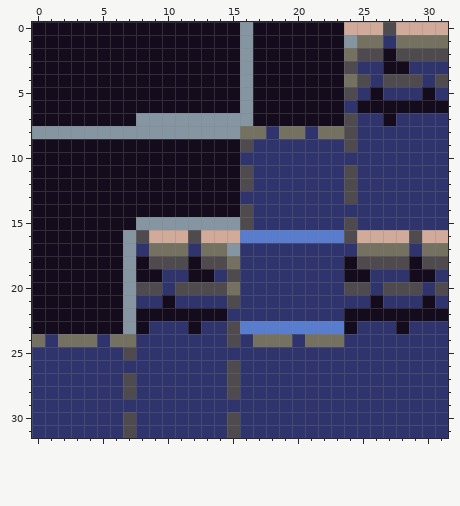
Two states of a pixel-art sprite, assets/tiles.png. Above: the version before the commit.
The file is 32x32 pixels.
Now the later version:
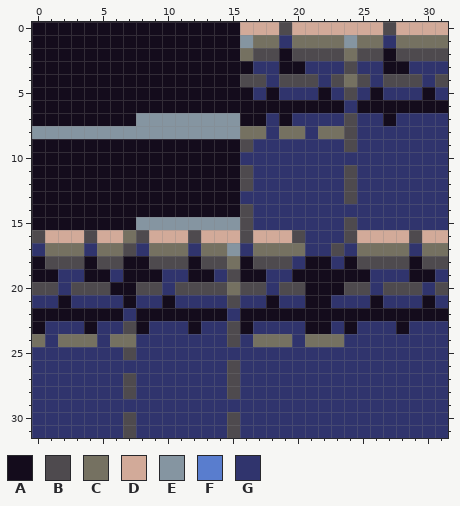
Palette (. is transparent): A #140c1c  B #4e4a4e  C #757161  D #d2aa99  E #8595a1  F #597dce  G #30346d
What changed:
@@ x 14..25 @@
- 0 AAEAAAAAAADD
- 1 AAEAAAAAAAEC
- 2 AAEAAAAAAACB
- 3 AAEAAAAAAABG
- 4 AAEAAAAAAACB
- 5 AAEAAAAAAABG
- 6 AAEAAAAAAAGA
- 7 EEEAAAAAAABG
+ 0 AADDDBDDDDDD
+ 1 AAECCGCCCCEC
+ 2 AACBBABBBBCB
+ 3 AAAGGAAGGGBG
+ 4 AABBGBBBGBCB
+ 5 AAAGAGGGAGBG
+ 6 AAAAAAAAAAGA
+ 7 EEAAGAGGGGBG
  8 EECCGCCGCCBG
@@ x 0..31 @@
 15 AAAAAAAAEEEEEEEEBGGGGGGGBGGGGGGG
-16 AAAAAAAEBDDDBDDDFFFFFFFFBDDDDBDD
-17 AAAAAAAEGCCCGCCEGGGGGGGGGCCCCGCC
-18 AAAAAAAEABBBABBCGGGGGGGGABBBBABB
-19 AAAAAAAEAAGGAAGBGGGGGGGGAAGGGAAG
-20 AAAAAAAEBBGBBBBCGGGGGGGGBBGBBBGB
-21 AAAAAAAEGGAGGGGBGGGGGGGGGGAGGGAG
-22 AAAAAAAEAAAAAAAGGGGGGGGGAAAAAAAA
-23 AAAAAAAEAGGGAGGBFFFFFFFFAGGGAGGG
+16 BDDDBDDCBDDDBDDDBDDDBGGGBDDDDBDD
+17 GCCCGCCBGCCCGCCEGCCCCGGBGCCCCGCC
+18 ABBBABBAABBBABBCABBBGAAGABBBBABB
+19 AAGGAAGAAAGGAAGBAAGGAAAAAAGGGAAG
+20 BBGBBBAABBGBBBBCBBGBBAAABBGBBBGB
+21 GGAGGGGAGGAGGGGBGGAGGAAGGGAGGGAG
+22 AAAAAAAGAAAAAAAGAAAAAAAAAAAAAAAA
+23 AGGGAGGBAGGGAGGBAGGGGAAGAGGGAGGG
 24 CGCCCGCCGGGGGGGBGCCCGCCCGGGGGGGG
